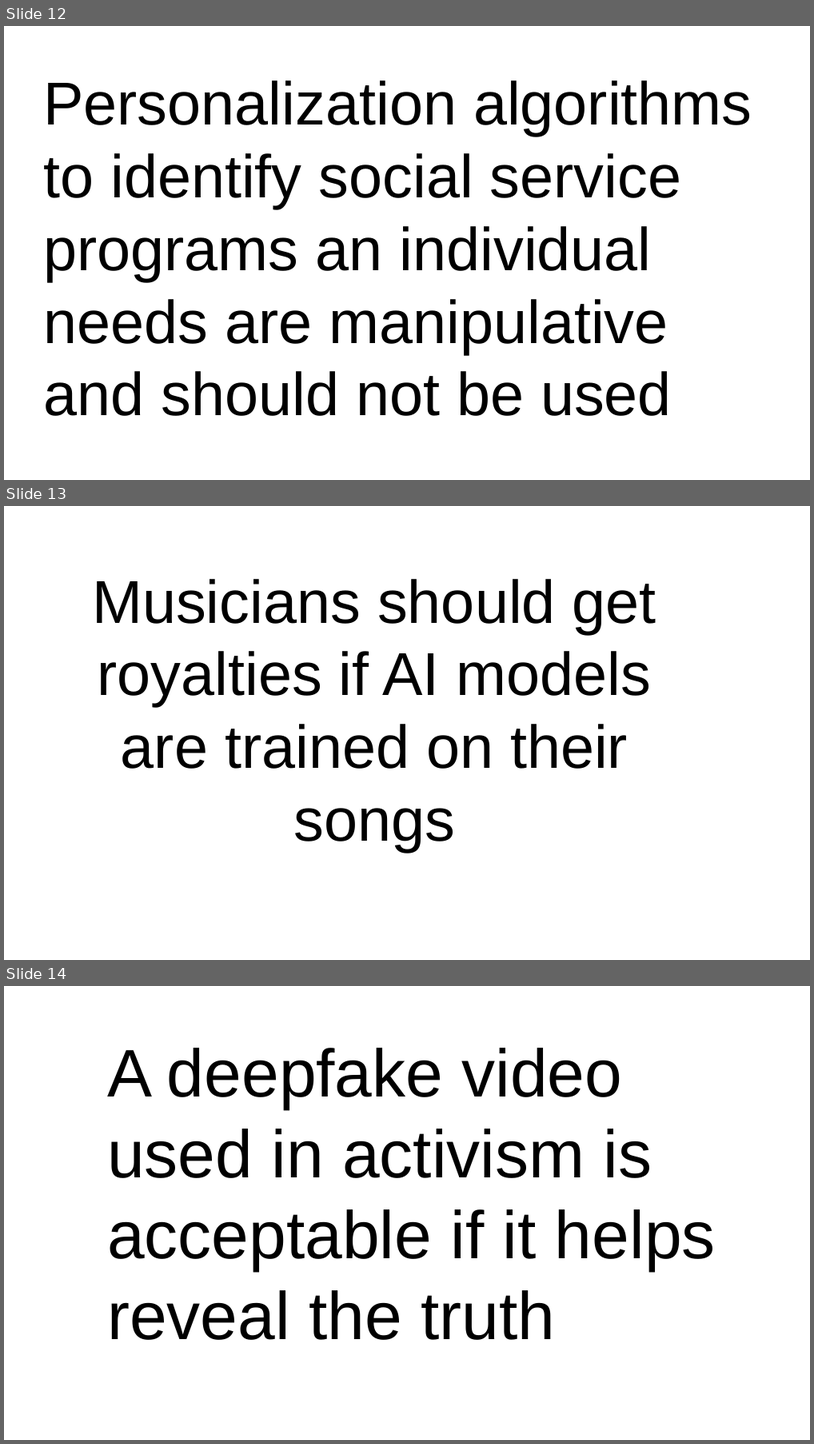
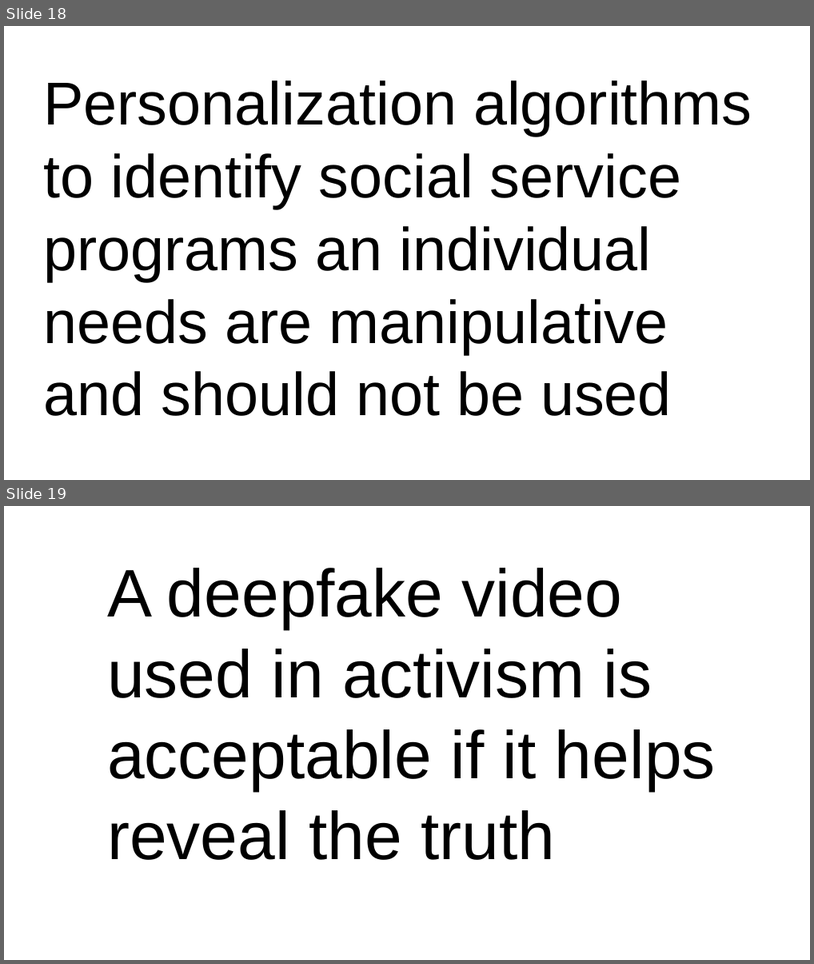
Before and after one commit to dssg/mlforpublicpolicylab, a slide deck: Lectures/EthicsOverview.pptx. Shown one above the other, each under a label of ours: slides 12, 13 and 14 before the commit, slides 18 and 19 after it. The pictures are 814x1444 and 814x964 pixels, drawn with LibreOffice and Linux fonts; fonts in the diff are those of the drawing. Boxes give left, top, right and bottom in pixels: in the first picture for what was removed or moved away, otherwise in the second. Text is boxed around its words. In the diff, an @@ line names an element or a change of style, - is before the commit and + after.

```diff
--- a/Lectures/EthicsOverview.pptx
+++ b/Lectures/EthicsOverview.pptx
@@ slide 13 removed at bbox=[4, 506, 810, 960], background #FFFFFF @@
@@ text removed at bbox=[92, 579, 657, 852] @@
-Musicians should get royalties if AI models are trained on their songs
@@ what was slide 12 is now slide 18 @@
@@ what was slide 14 is now slide 19 @@
```
Also in this commit, not shown: 3 slides changed, 30 slides added, 2 other slides removed, 3 other files.
